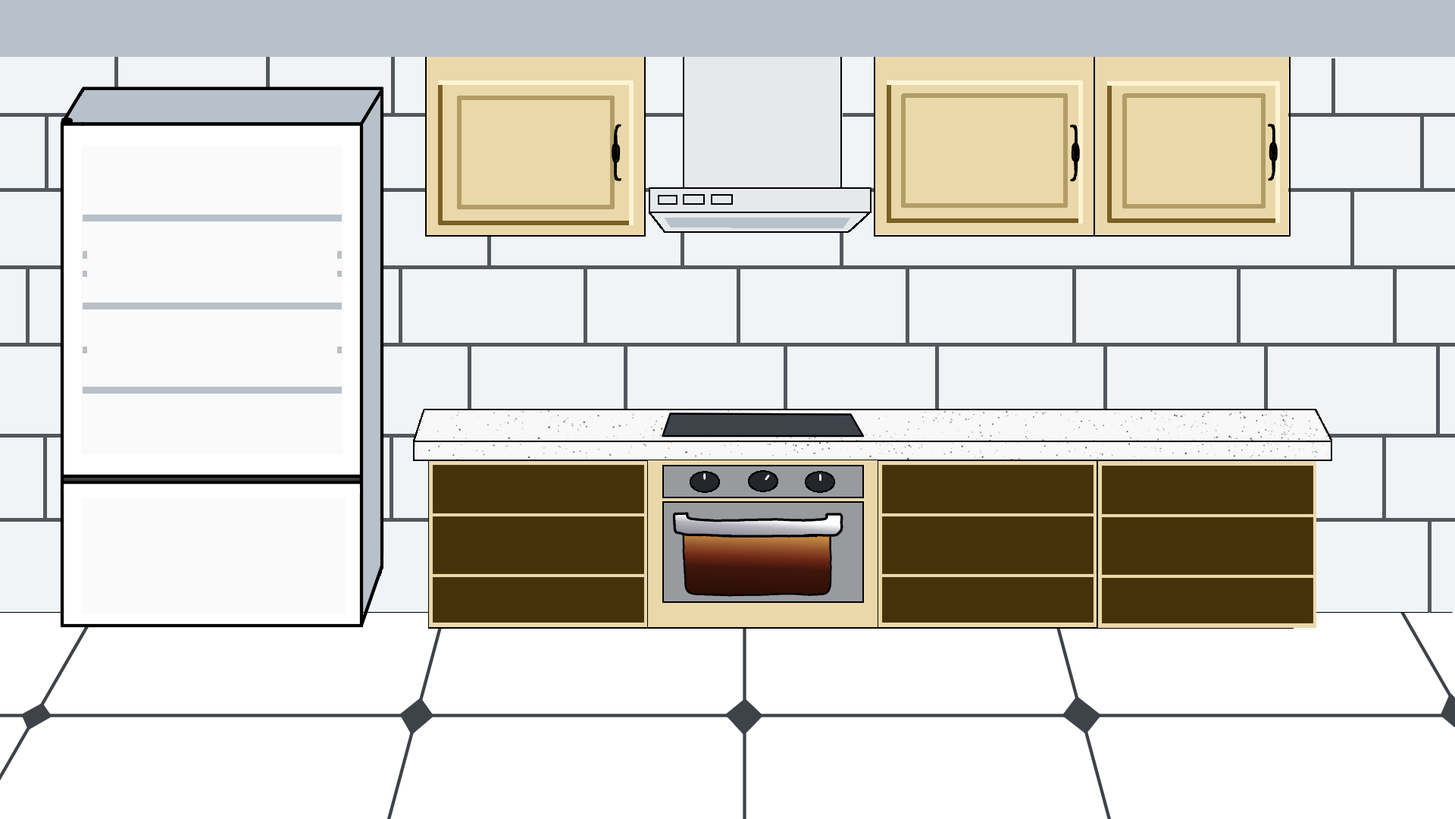
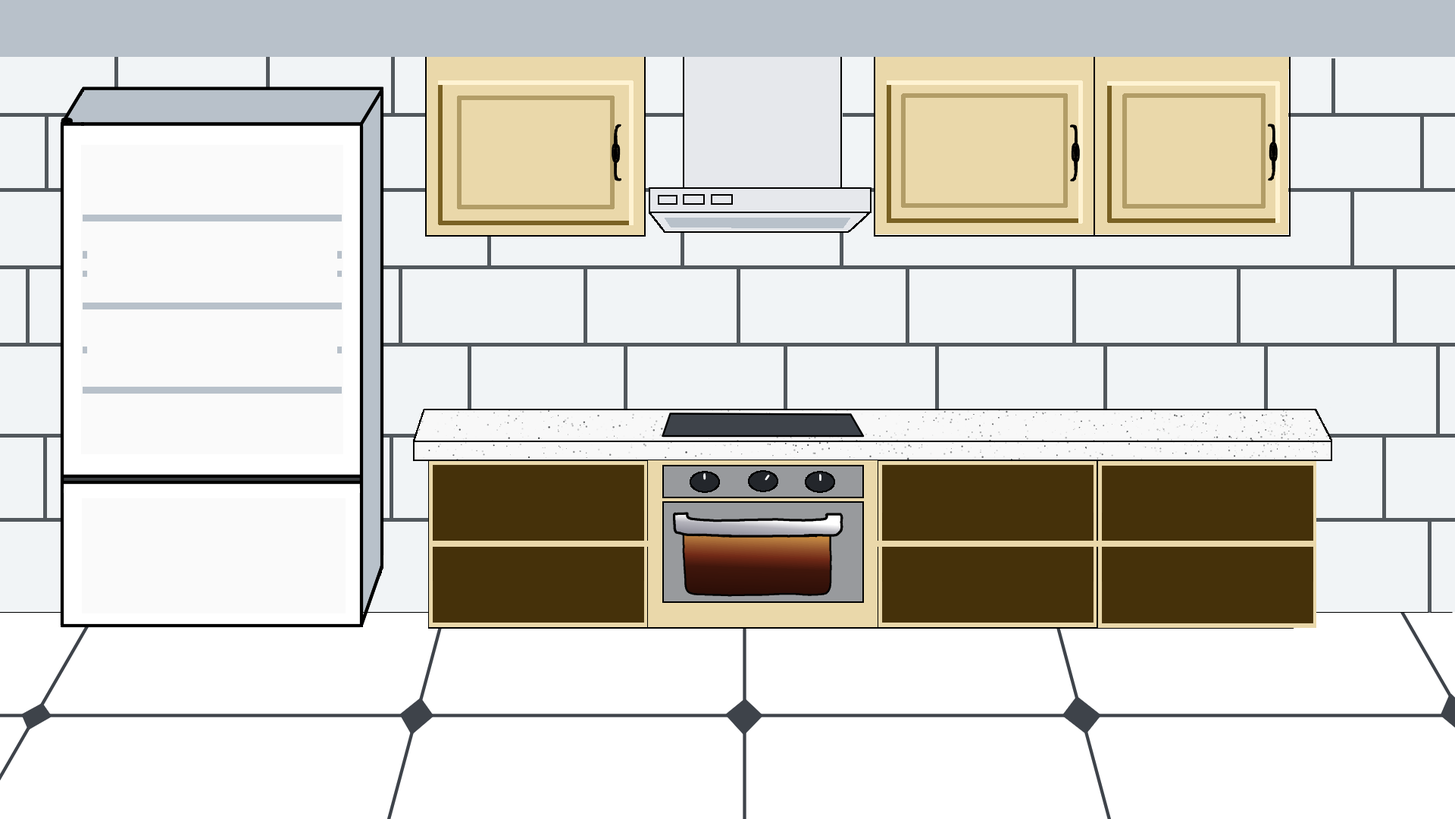
Comparing the layer stacks of the two 1455x819 images. Changes:
painted on "Linework" (5th of 12, in "Sprite" › "Refrigerator") over (x1=432, y1=510, x2=437, y2=581)
painted on "Base" (5th of 10, in "Sprite" › "Refrigerator") over (x1=432, y1=510, x2=1314, y2=582)
painted on "Base" (6th of 10, in "Sprite" › "Upper" › "Hood") over (x1=432, y1=510, x2=1314, y2=582)
painted on "Base" (7th of 10, in "Sprite" › "Upper" › "Cabinets") over (x1=432, y1=510, x2=1314, y2=582)
painted on "Base" (8th of 10, in "Sprite" › "Lower" › "Range") over (x1=432, y1=510, x2=1314, y2=582)
painted on "Linework" (9th of 12, in "Sprite" › "Lower" › "Oven") over (x1=630, y1=510, x2=922, y2=582)
painted on "Base" (9th of 10, in "Sprite" › "Lower" › "Oven") over (x1=432, y1=510, x2=1314, y2=582)
painted on "BG" over (x1=432, y1=510, x2=1314, y2=582)
painted on "Linework" (10th of 12, in "Sprite" › "Lower" › "Counter") over (x1=432, y1=510, x2=1314, y2=534)
painted on "Granite" over (x1=432, y1=510, x2=1314, y2=582)
painted on "Base Color" (1st of 2, in "Sprite" › "Lower" › "Counter") over (x1=432, y1=510, x2=1314, y2=582)
painted on "Cabinets" (3rd of 4, in "Sprite" › "Lower") over (x1=432, y1=510, x2=1314, y2=582)
painted on "Linework" (11th of 12, in "Sprite" › "Backsplash") over (x1=432, y1=510, x2=1314, y2=582)
painted on "Base Color" (2nd of 2, in "Sprite" › "Backsplash") over (x1=432, y1=510, x2=1314, y2=582)
painted on "Linework" (12th of 12, in "Sprite" › "Floor") over (x1=432, y1=533, x2=1314, y2=582)
painted on "Base" (10th of 10, in "Sprite" › "Floor") over (x1=432, y1=510, x2=1314, y2=582)
